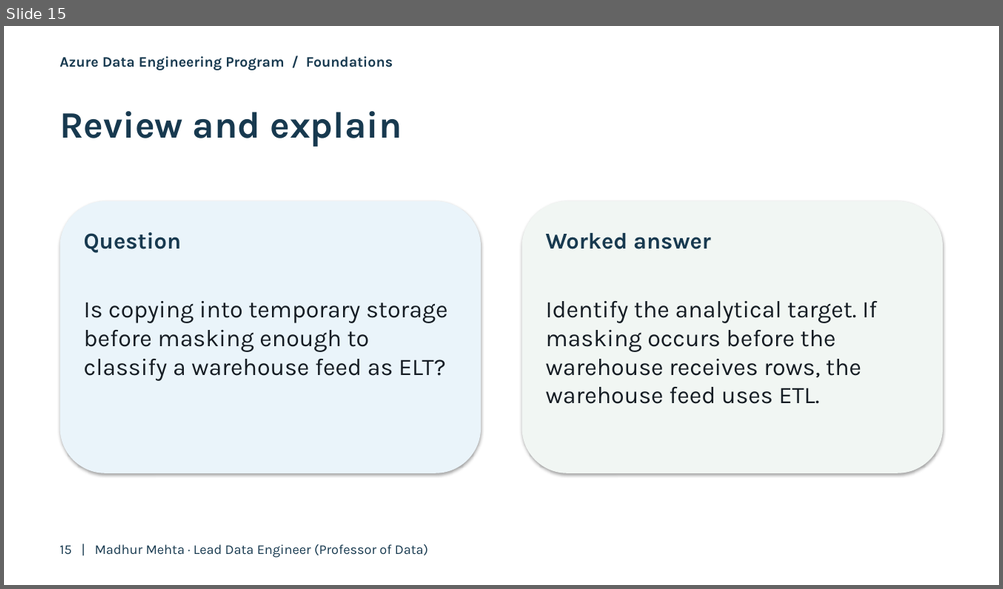
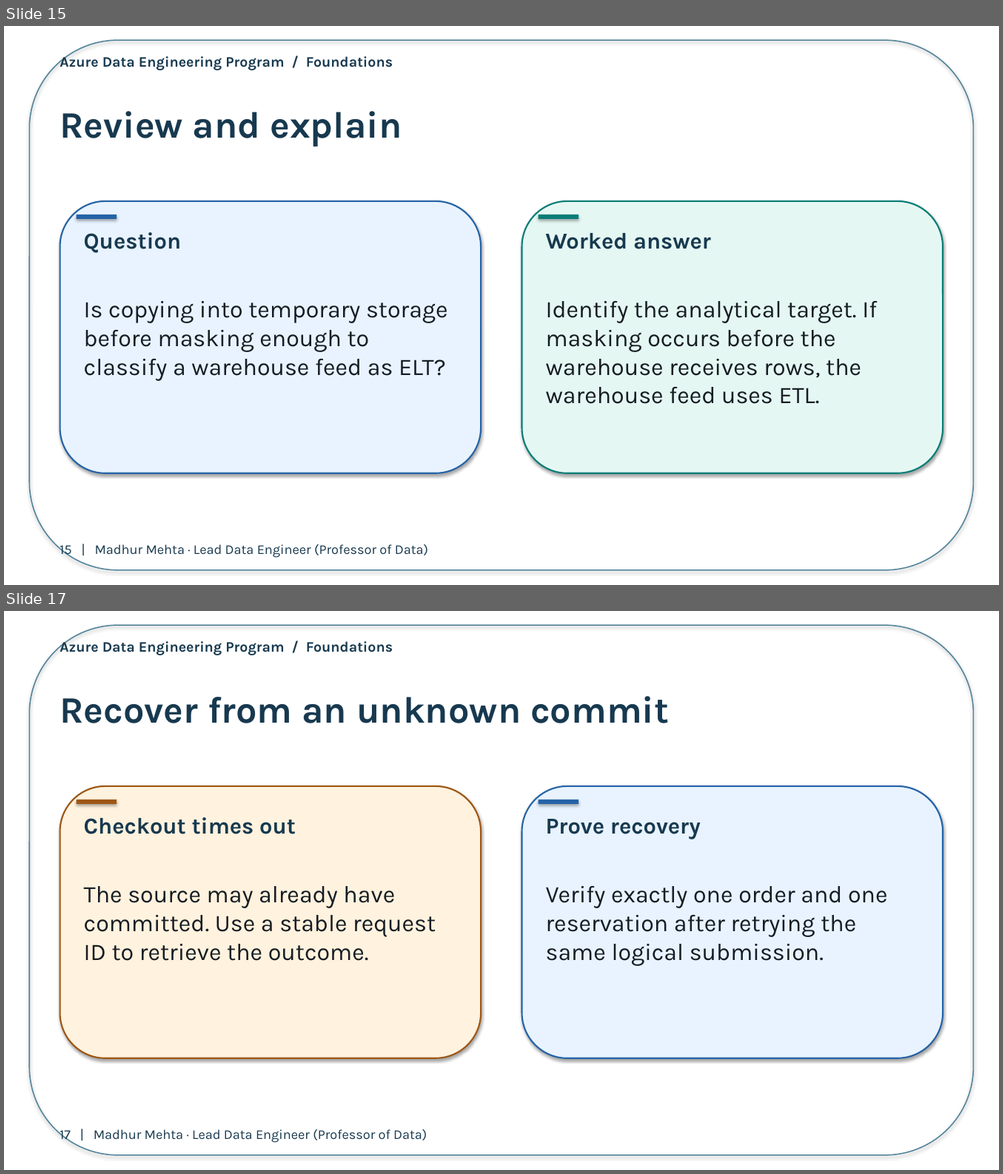
Before and after one commit to Techskills-Aus/azure-data-engineering, a slide deck: 01-data-engineering-foundations/02-oltp-olap-etl-elt/presentation/day02-processing.pptx. Shown one above the other, each under a label of ours: slide 15 before the commit, slides 15 and 17 after it; the slides between them are not shown. The pictures are 1003x589 and 1003x1174 pixels, drawn with LibreOffice and Linux fonts; fonts in the diff are those of the drawing. Boxes give left, top, right and bottom in pixels: in the first picture for what was removed or moved away, otherwise in the second. Text is boxed around its words. In the diff, an @@ line names an element or a change of style, - is before the commit and + after.

```diff
--- a/01-data-engineering-foundations/02-oltp-olap-etl-elt/presentation/day02-processing.pptx
+++ b/01-data-engineering-foundations/02-oltp-olap-etl-elt/presentation/day02-processing.pptx
@@ slide 17 added at [4, 611, 999, 1170], background #FFFFFF @@
@@ rounded rectangle added at [29, 625, 973, 1156], outline #52849B 1.1 pt @@
@@ text added at [60, 639, 392, 655], 14 pt, text #17394F, bold @@
+Azure Data Engineering Program / Foundations
@@ text added at [60, 696, 669, 723], 36 pt, text #17394F, bold @@
+Recover from an unknown commit
@@ rounded rectangle added at [60, 786, 481, 1059], fill #FFF2DE, outline #9D5715 1.5 pt @@
@@ rounded rectangle added at [522, 786, 942, 1059], fill #E8F3FF, outline #2563A6 1.5 pt @@
@@ rectangle added at [77, 800, 116, 804], fill #9D5715 @@
@@ rectangle added at [538, 800, 578, 804], fill #2563A6 @@
@@ text added at [84, 817, 296, 834], 22 pt, text #17394F, bold @@
+Checkout times out
@@ text added at [546, 819, 700, 840], 22 pt, text #17394F, bold @@
+Prove recovery
@@ text added at [84, 886, 435, 961], 23 pt, text #151C23 @@
+The source may already have committed. Use a stable request ID to retrieve the outcome.
@@ text added at [546, 886, 888, 966], 23 pt, text #151C23 @@
+Verify exactly one order and one reservation after retrying the same logical submission.
@@ text added at [60, 1130, 427, 1143], 13 pt, text #17394F @@
+17 | Madhur Mehta · Lead Data Engineer (Professor of Data)
@@ slide 15 changed as well @@
@@ rounded rectangle added at [29, 40, 973, 571], outline #52849B 1.1 pt @@
@@ rounded rectangle at [60, 201, 481, 474]: fill #EAF4FA to #E8F3FF; outline none to #2563A6 1.5 pt @@
@@ rounded rectangle at [522, 201, 942, 474]: fill #F1F6F3 to #E5F7F2; outline none to #087D77 1.5 pt @@
@@ rectangle added at [77, 215, 116, 219], fill #2563A6 @@
@@ rectangle added at [538, 215, 578, 219], fill #087D77 @@
```
Also in this commit, not shown: 15 other slides changed, 1 other slide added, 3 other files.
